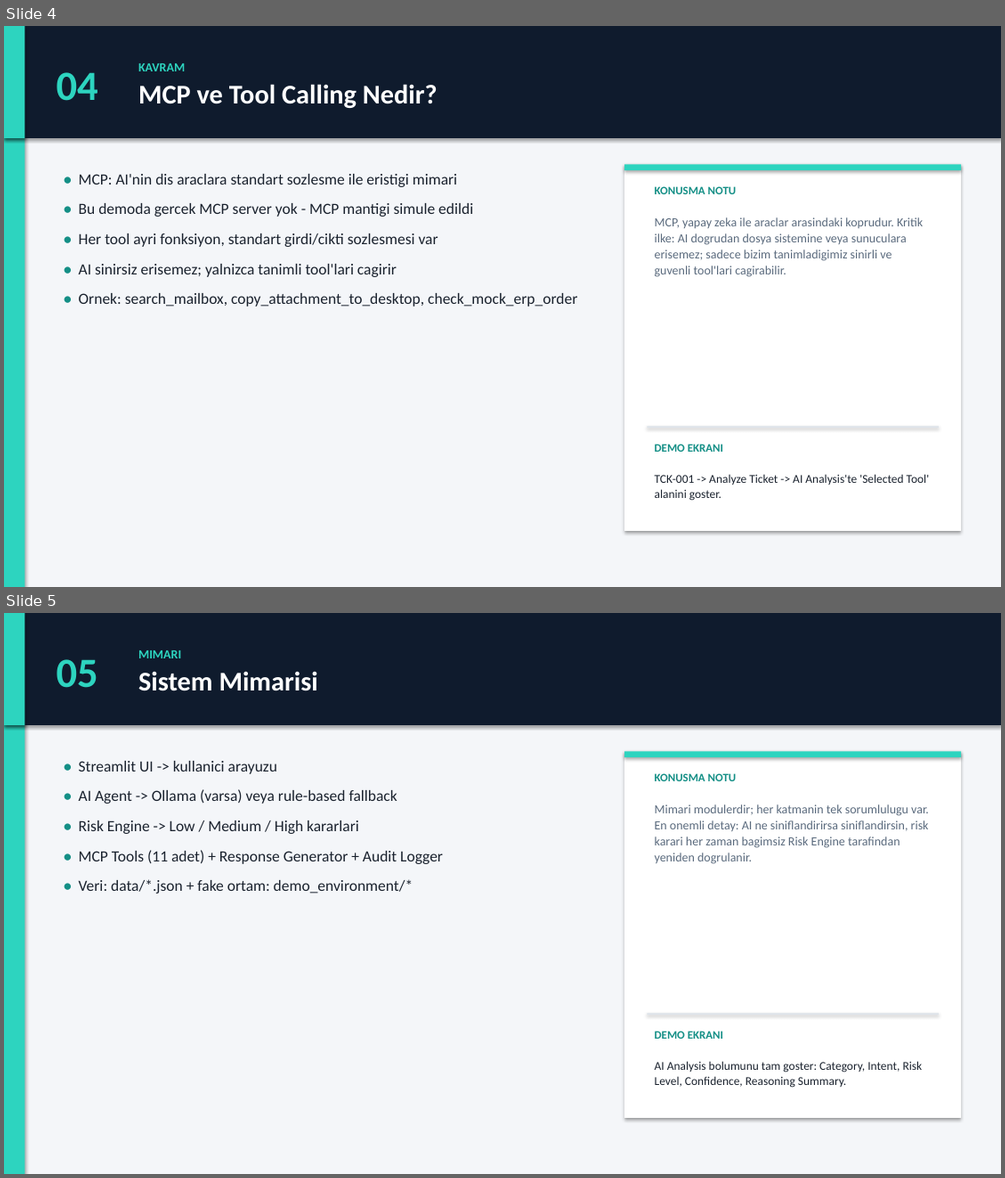
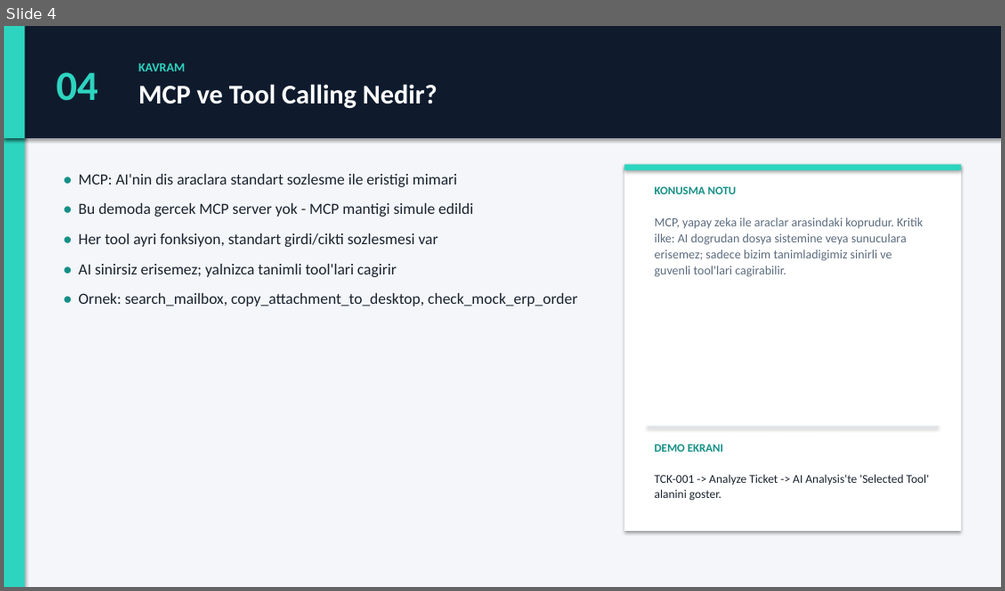
Before and after one commit to tevfikefeaydin/MCP-tabanl-IT-helpdesk-AI-agent, a slide deck: ai_helpdesk_agent_demo_sunum.pptx. Shown one above the other, each under a label of ours: slides 4 and 5 before the commit, slide 4 after it. The pictures are 1005x1178 and 1005x591 pixels, drawn with LibreOffice and Linux fonts; fonts in the diff are those of the drawing. Boxes give left, top, right and bottom in pixels: in the first picture for what was removed or moved away, otherwise in the second. Text is boxed around its words. In the diff, an @@ line names an element or a change of style, - is before the commit and + after.

```diff
--- a/ai_helpdesk_agent_demo_sunum.pptx
+++ b/ai_helpdesk_agent_demo_sunum.pptx
@@ slide 5 removed at bbox=[4, 613, 1001, 1174], background #FFFFFF @@
@@ rectangle removed at bbox=[4, 613, 1001, 1174] @@
@@ rectangle removed at bbox=[4, 613, 25, 1174] @@
@@ rectangle removed at bbox=[4, 613, 1001, 725] @@
@@ rectangle removed at bbox=[4, 613, 25, 725] @@
@@ text removed at bbox=[57, 659, 98, 688] @@
-05
@@ text removed at bbox=[138, 650, 318, 691] @@
-MIMARI
-Sistem Mimarisi
@@ text removed at bbox=[79, 761, 443, 893] @@
-• Streamlit UI -> kullanici arayuzu
-• AI Agent -> Ollama (varsa) veya rule-based fallback
-• Risk Engine -> Low / Medium / High kararlari
-• MCP Tools (11 adet) + Response Generator + Audit Logger
-• Veri: data/*.json + fake ortam: demo_environment/*
@@ rectangle removed at bbox=[624, 751, 961, 1118] @@
@@ rectangle removed at bbox=[624, 751, 961, 757] @@
@@ text removed at bbox=[655, 773, 736, 781] @@
-KONUSMA NOTU
@@ text removed at bbox=[655, 804, 929, 864] @@
-Mimari modulerdir; her katmanin tek sorumlulugu var. En onemli detay: AI ne siniflandirirsa siniflandirsin, risk karari her zaman bagimsiz Risk Engine tarafindan yeniden dogrulanir.
@@ rectangle removed at bbox=[647, 1013, 938, 1014] @@
@@ text removed at bbox=[655, 1030, 723, 1038] @@
-DEMO EKRANI
@@ text removed at bbox=[655, 1061, 922, 1087] @@
-AI Analysis bolumunu tam goster: Category, Intent, Risk Level, Confidence, Reasoning Summary.
```
Also in this commit, not shown: 1 slide added, 4 other files.
